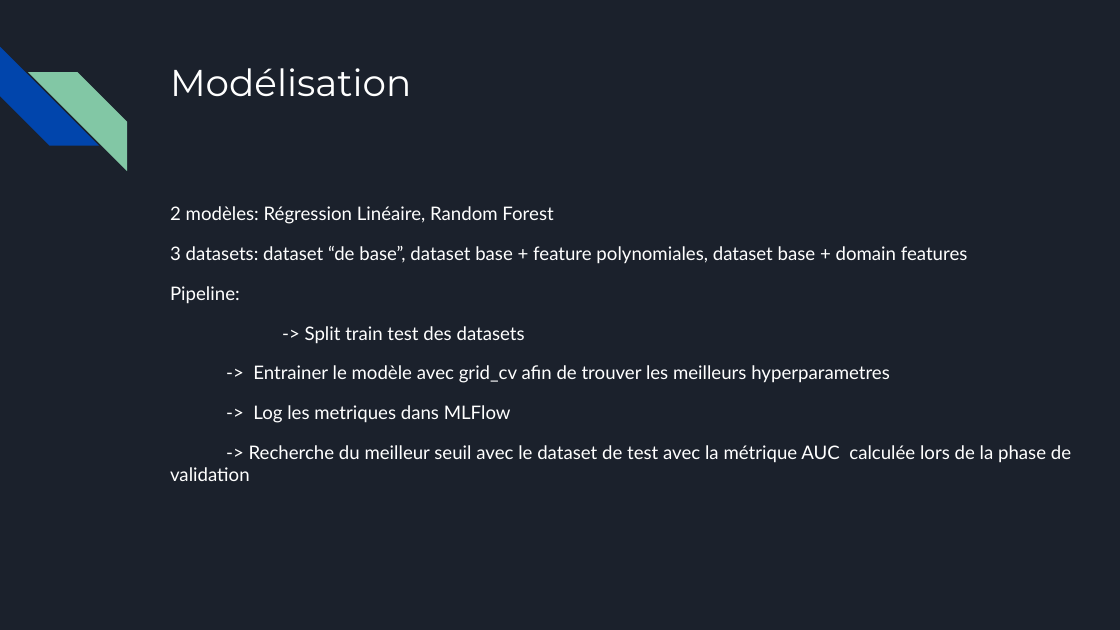
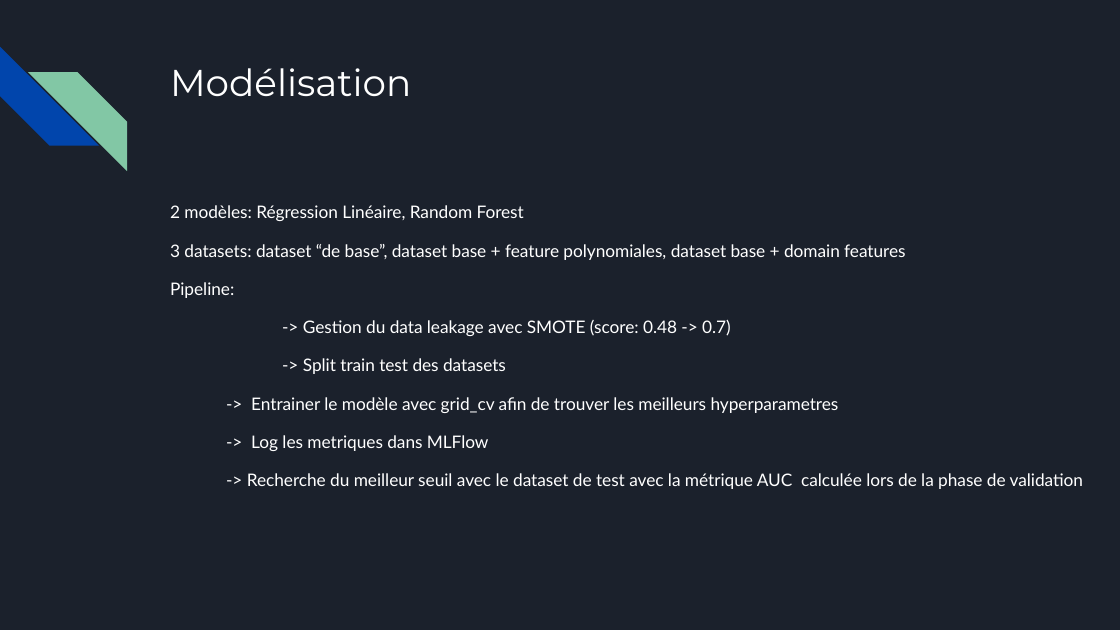
Before and after one commit to codeurEnHerbe/ProjetOC6, a slide deck: slide 8 of Auriac_Rafael_1_presentation_112025.pptx. Drawn at 1120x630 pixels with LibreOffice and Linux fonts; fonts in the diff are those of the drawing. Boxes give left, top, right and bottom in pixels: in the first picture for what was removed or moved away, otherwise in the second. Text is boxed around its words. In the diff, an @@ line names an element or a change of style, - is before the commit and + after.

```diff
--- a/Auriac_Rafael_1_presentation_112025.pptx
+++ b/Auriac_Rafael_1_presentation_112025.pptx
@@ text at <box>170,205,1083,489</box>: size 12 to 11.1 pt in "2 modèles: Régression Linéaire, Random Forest", "3 datasets: dataset “de base”, dataset base ...", "Pipeline:", "-> Split train test des datasets" and 3 more places @@
@@ text at <box>303,320,731,336</box>: paragraph added @@
+-> Gestion du data leakage avec SMOTE (score: 0.48 -> 0.7)
```
Also in this commit, not shown: 4 other slides changed, 1 slide added, 1 slide removed, 3 other files.
